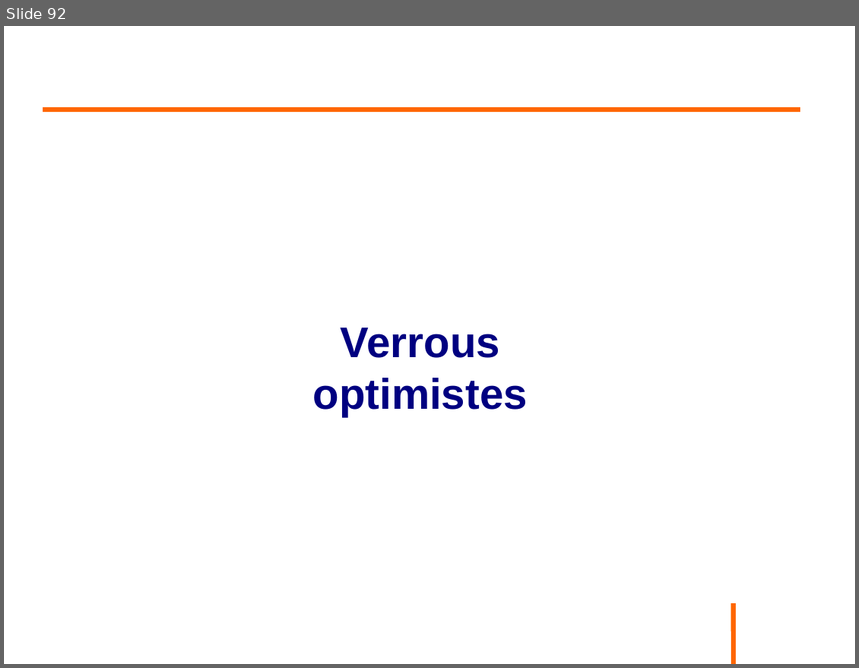
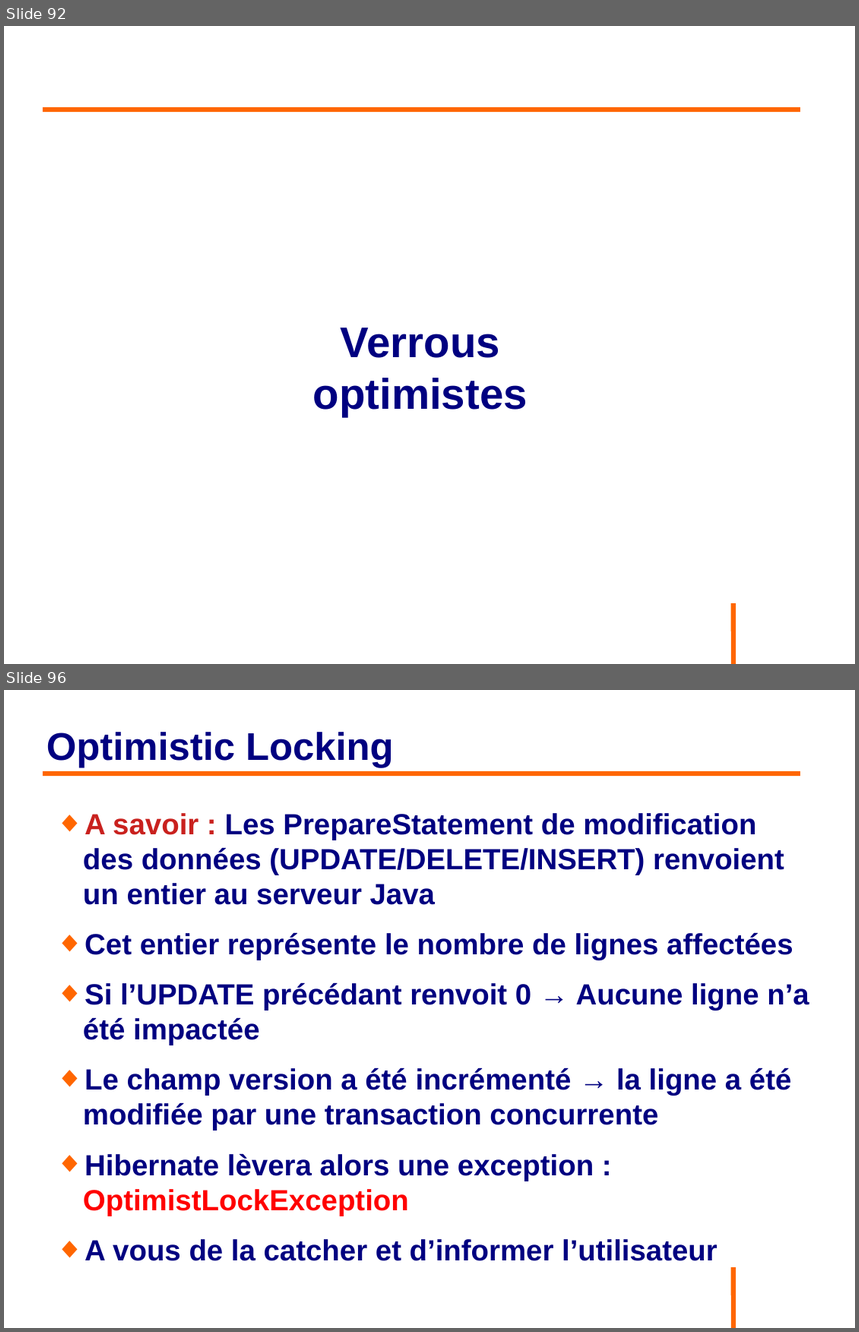
Before and after one commit to philphils/formation-hibernate-avancee, a slide deck: Documentation/diapo_formation_hibernate_avancee.odp. Shown one above the other, each under a label of ours: slide 92 before the commit, slides 92 and 96 after it; the slides between them are not shown. The pictures are 859x668 and 859x1332 pixels, drawn with LibreOffice and Linux fonts; fonts in the diff are those of the drawing; background and template pictures are left out. Boxes give left, top, right and bottom in pixels: in the first picture for what was removed or moved away, otherwise in the second. Text is boxed around its words. In the diff, an @@ line names an element or a change of style, - is before the commit and + after.

Commit message:
Avancement optimistic lock

```diff
--- a/Documentation/diapo_formation_hibernate_avancee.odp
+++ b/Documentation/diapo_formation_hibernate_avancee.odp
@@ slide 96 added at box(4, 690, 855, 1328), background #FFFFFF; not listed: 1 template element that a slide beside it also shows @@
@@ title added at box(47, 732, 393, 768), 36 pt, text #000080, bold @@
+Optimistic Locking
@@ line added from (43, 774) to (801, 774), #FF6600 4.54 pt @@
@@ text added at box(83, 813, 809, 1262), 27.2 pt, text #000080, bold @@
+◆ A savoir : Les PrepareStatement de modification des données (UPDATE/DELETE/INSERT) renvoient un entier au serveur Java
+◆ Cet entier représente le nombre de lignes affectées
+◆ Si l’UPDATE précédant renvoit 0 → Aucune ligne n’a été impactée
+◆ Le champ version a été incrémenté → la ligne a été modifiée par une transaction concurrente
+◆ Hibernate lèvera alors une exception : OptimistLockException
+◆ A vous de la catcher et d’informer l’utilisateur
```
Also in this commit, not shown: 8 slides changed, 5 other slides added.
